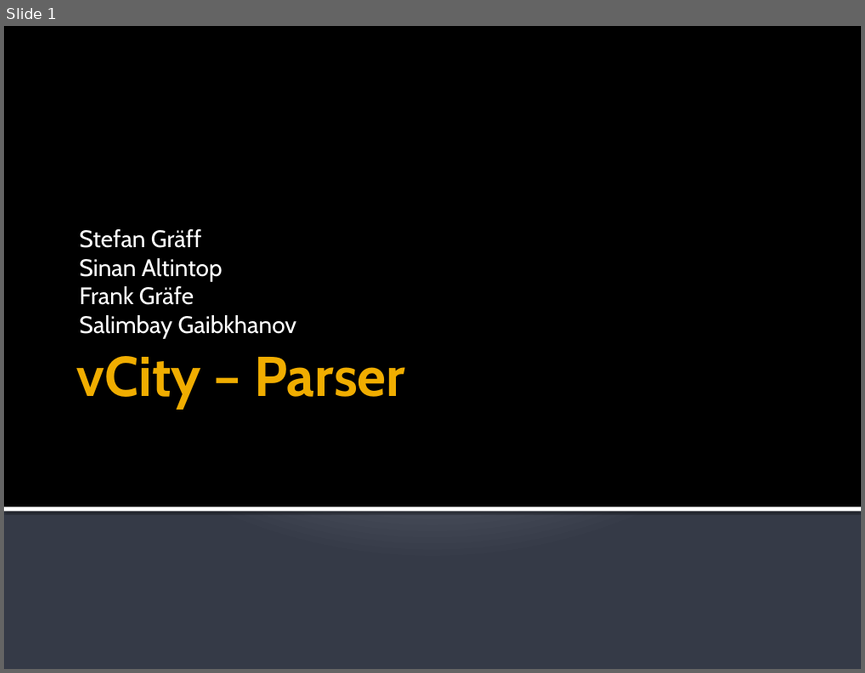
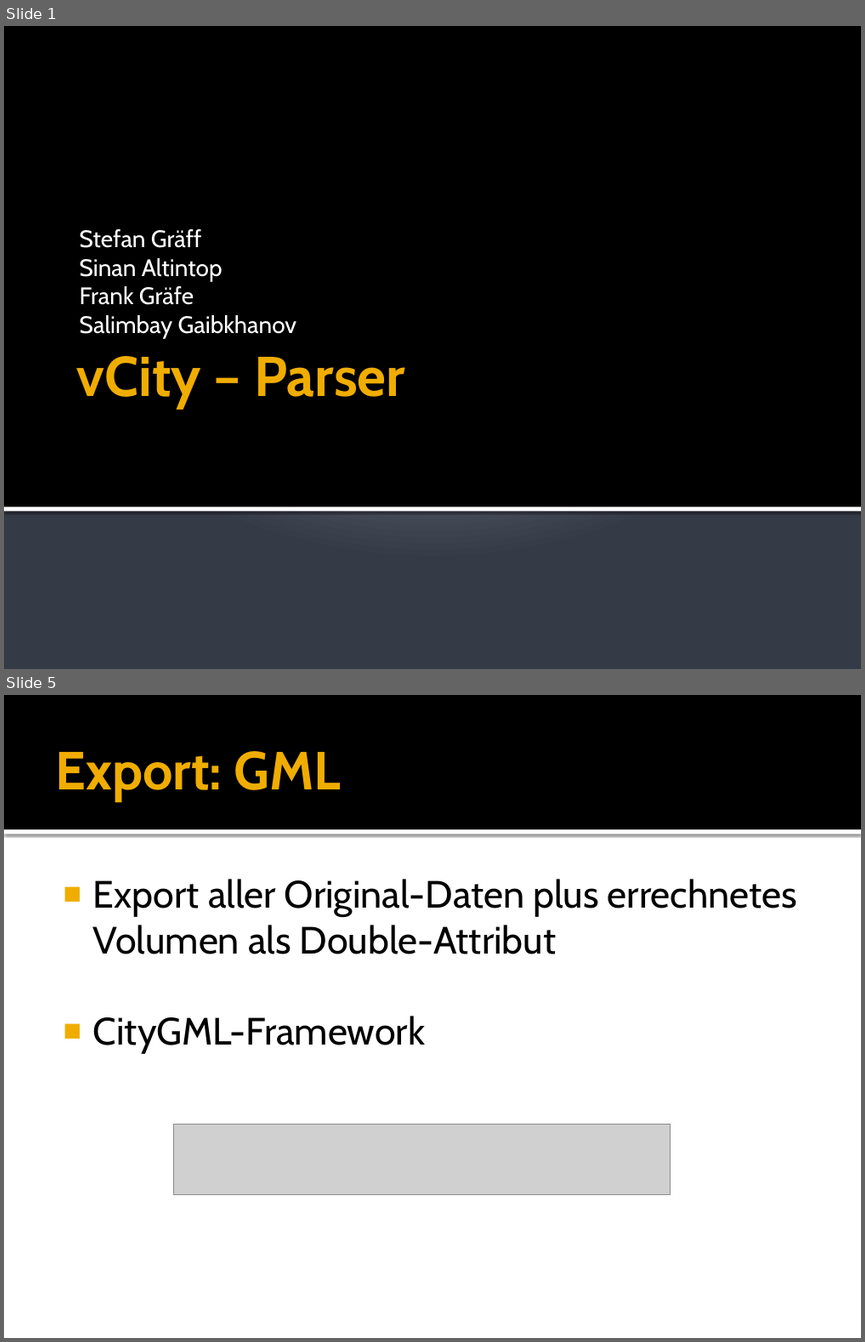
Before and after one commit to hft-swp/stuff, a slide deck: doku/Parser/vCity - Parser.pptx. Shown one above the other, each under a label of ours: slide 1 before the commit, slides 1 and 5 after it; the slides between them are not shown. The pictures are 865x673 and 865x1342 pixels, drawn with LibreOffice and Linux fonts; fonts in the diff are those of the drawing; grey boxes stand for pictures. Boxes give left, top, right and bottom in pixels: in the first picture for what was removed or moved away, otherwise in the second. Text is boxed around its words. In the diff, an @@ line names an element or a change of style, - is before the commit and + after.

```diff
--- a/doku/Parser/vCity - Parser.pptx
+++ b/doku/Parser/vCity - Parser.pptx
@@ slide 5 added at (4,695,861,1338), background #FFFFFF @@
@@ rectangle added at (4,695,861,829), fill #000000 @@
@@ title added at (55,751,341,802), 45 pt, text #F0AD00, bold @@
+Export: GML
@@ rectangle added at (4,829,861,834), fill #FFFFFF @@
@@ text added at (93,879,797,1054), 32 pt, text #000000 @@
+■ Export aller Original-Daten plus errechnetes Volumen als Double-Attribut
+■ CityGML-Framework
@@ picture added at (174,1124,670,1195) @@
```
Also in this commit, not shown: 1 slide changed, 3 other slides added.
